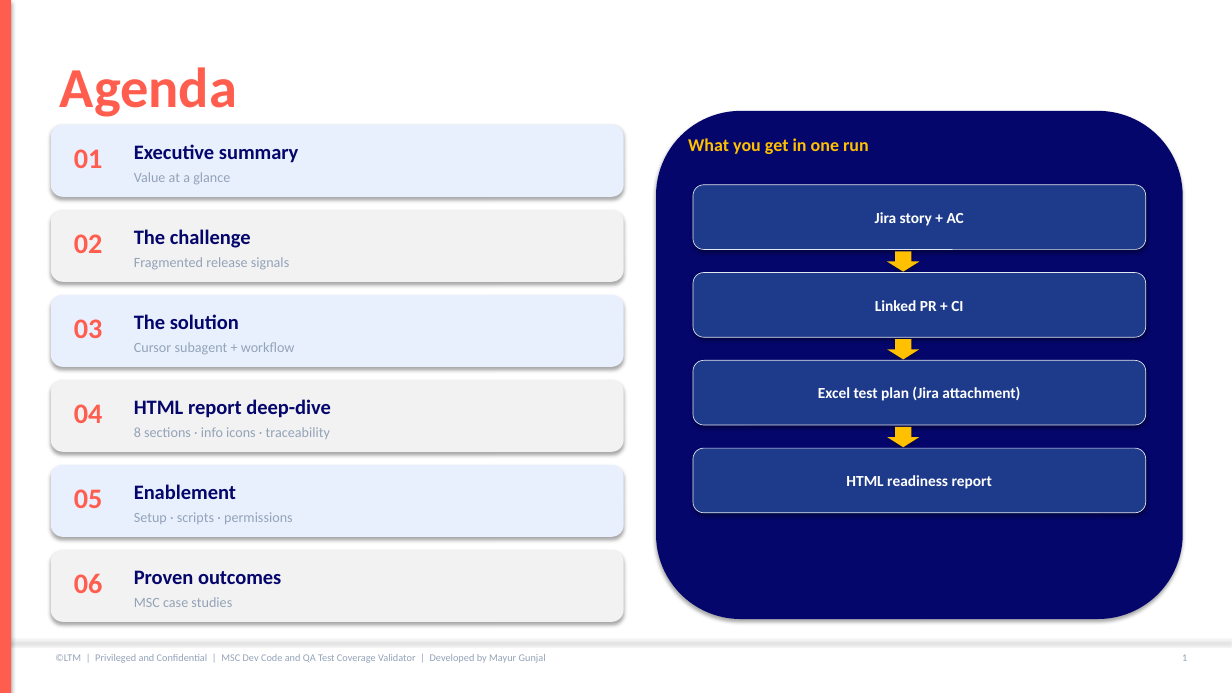
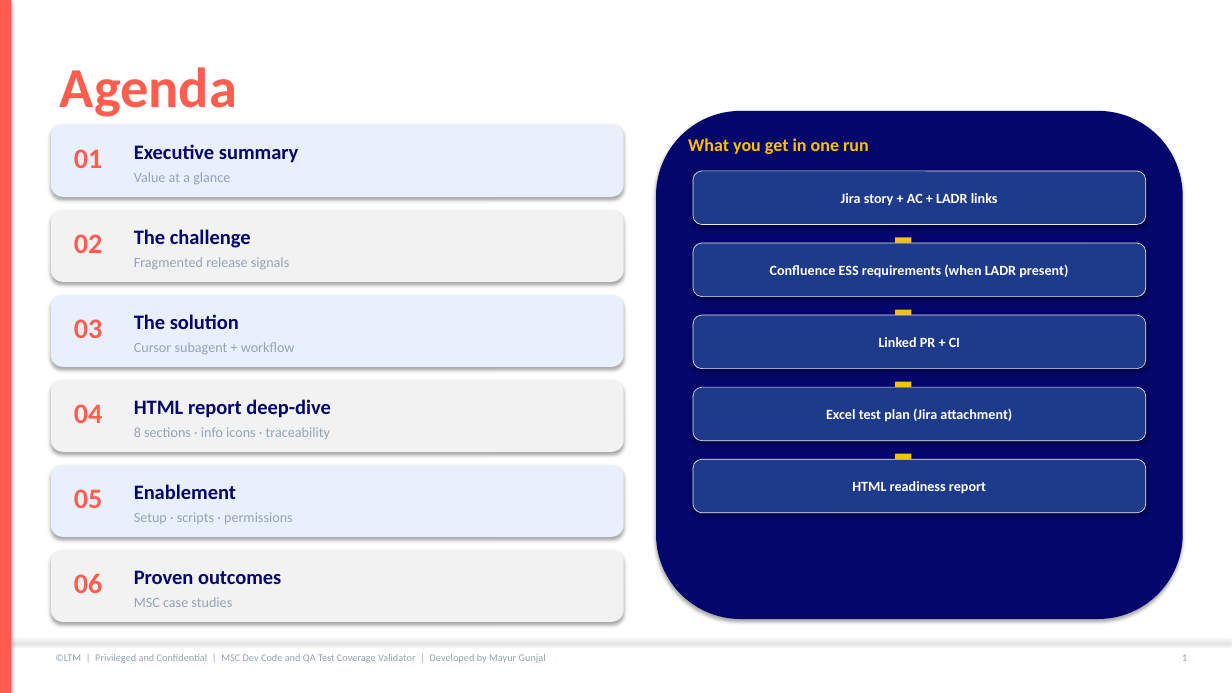
Before and after one commit to mgunjal11/pegasus-qa-agents-lab-copy, a slide deck: slide 2 of docs/MSC-Dev-Code-and-QA-Test-Coverage-Validator-Guide.pptx. Drawn at 1232x693 pixels with LibreOffice and Linux fonts; fonts in the diff are those of the drawing. Boxes give left, top, right and bottom in pixels: in the first picture for what was removed or moved away, otherwise in the second. Text is boxed around its words. In the diff, an @@ line names an element or a change of style, - is before the commit and + after.

```diff
--- a/docs/MSC-Dev-Code-and-QA-Test-Coverage-Validator-Guide.pptx
+++ b/docs/MSC-Dev-Code-and-QA-Test-Coverage-Validator-Guide.pptx
@@ rounded rectangle "Jira story + AC + ...": place and size @@
-rounded rectangle "Jira story + AC + ..." at <box>693,185,1146,250</box>
+rounded rectangle "Jira story + AC + ..." at <box>693,171,1146,225</box>
@@ text in rounded rectangle at <box>841,193,998,206</box>: text changed; size 12 to 11 pt @@
-Jira story + AC
+Jira story + AC + LADR links
@@ down arrow: place and size @@
-down arrow at <box>887,251,920,272</box>
+down arrow at <box>887,238,920,258</box>
@@ rounded rectangle added at <box>693,243,1146,297</box>, fill #1E3A8A, outline #E2E8F0 0.5 pt, 11 pt, text #FFFFFF, bold @@
+Confluence ESS requirements (when LADR present)
@@ size 12 to 11 pt in 3 elements at <box>693,459,1146,513</box>, <box>693,387,1146,441</box>, <box>693,315,1146,369</box> @@
@@ rounded rectangle "Linked PR + CI": place and size @@
-rounded rectangle "Linked PR + CI" at <box>693,273,1146,337</box>
+rounded rectangle "Linked PR + CI" at <box>693,315,1146,369</box>
@@ down arrow: place and size @@
-down arrow at <box>887,339,920,360</box>
+down arrow at <box>887,310,920,330</box>
@@ rounded rectangle "Excel test plan (Jira attachment)": place and size @@
-rounded rectangle "Excel test plan (Jira attachment)" at <box>693,360,1146,425</box>
+rounded rectangle "Excel test plan (Jira attachment)" at <box>693,387,1146,441</box>
@@ down arrow: place and size @@
-down arrow at <box>887,427,920,447</box>
+down arrow at <box>887,382,920,402</box>
@@ rounded rectangle "HTML readiness report": place and size @@
-rounded rectangle "HTML readiness report" at <box>693,448,1146,513</box>
+rounded rectangle "HTML readiness report" at <box>693,459,1146,513</box>
@@ down arrow added at <box>887,454,920,474</box>, fill #FFC000 @@
```
Also in this commit, not shown: 11 other slides changed, 1 slide added, 1 other file.
